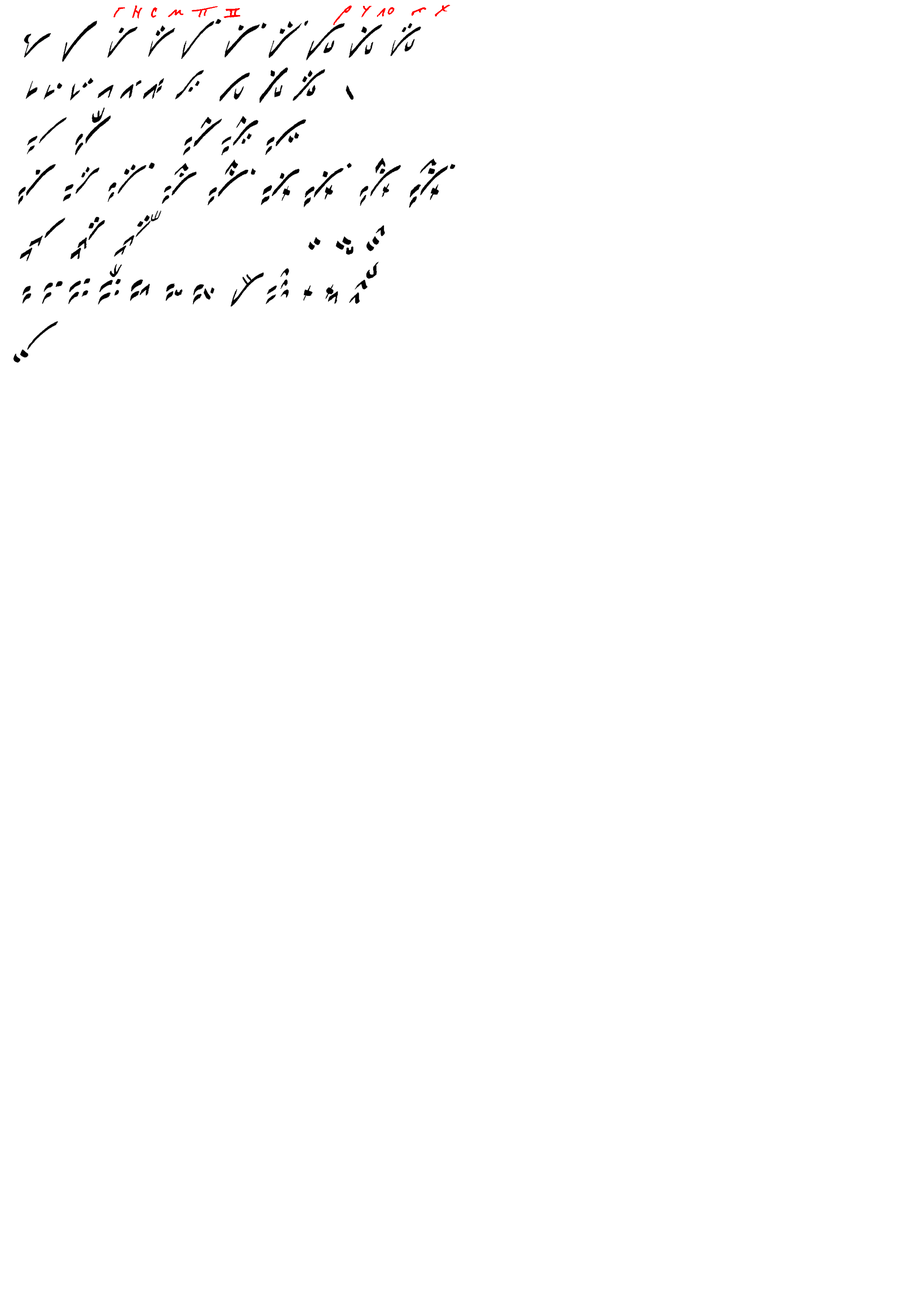
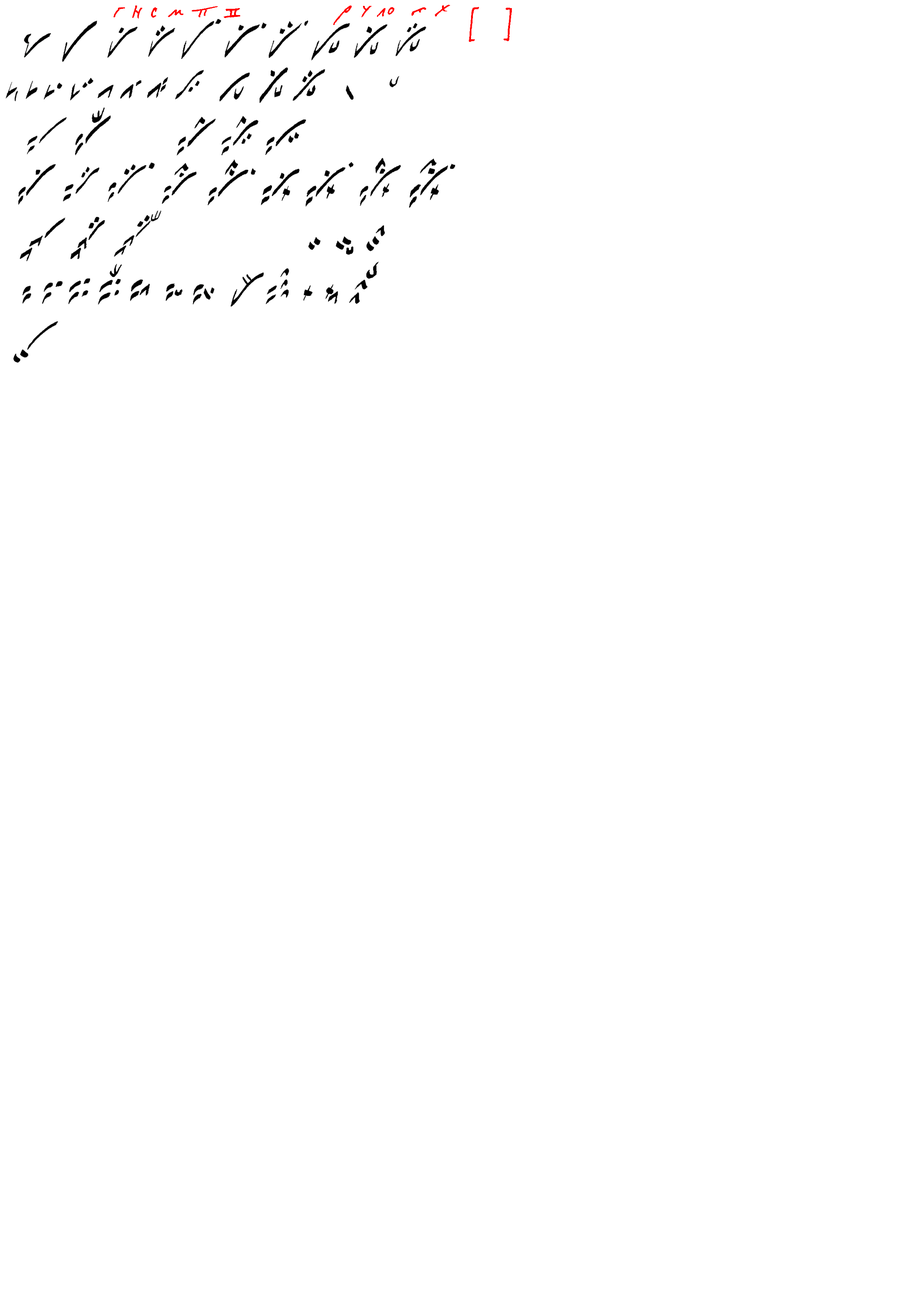
Two versions of the same layered image (923×1304). Layer-by-layer changes:
painted on "Пометы" over [468, 6, 512, 42]
painted on "Крюки" over [5, 22, 427, 208]
